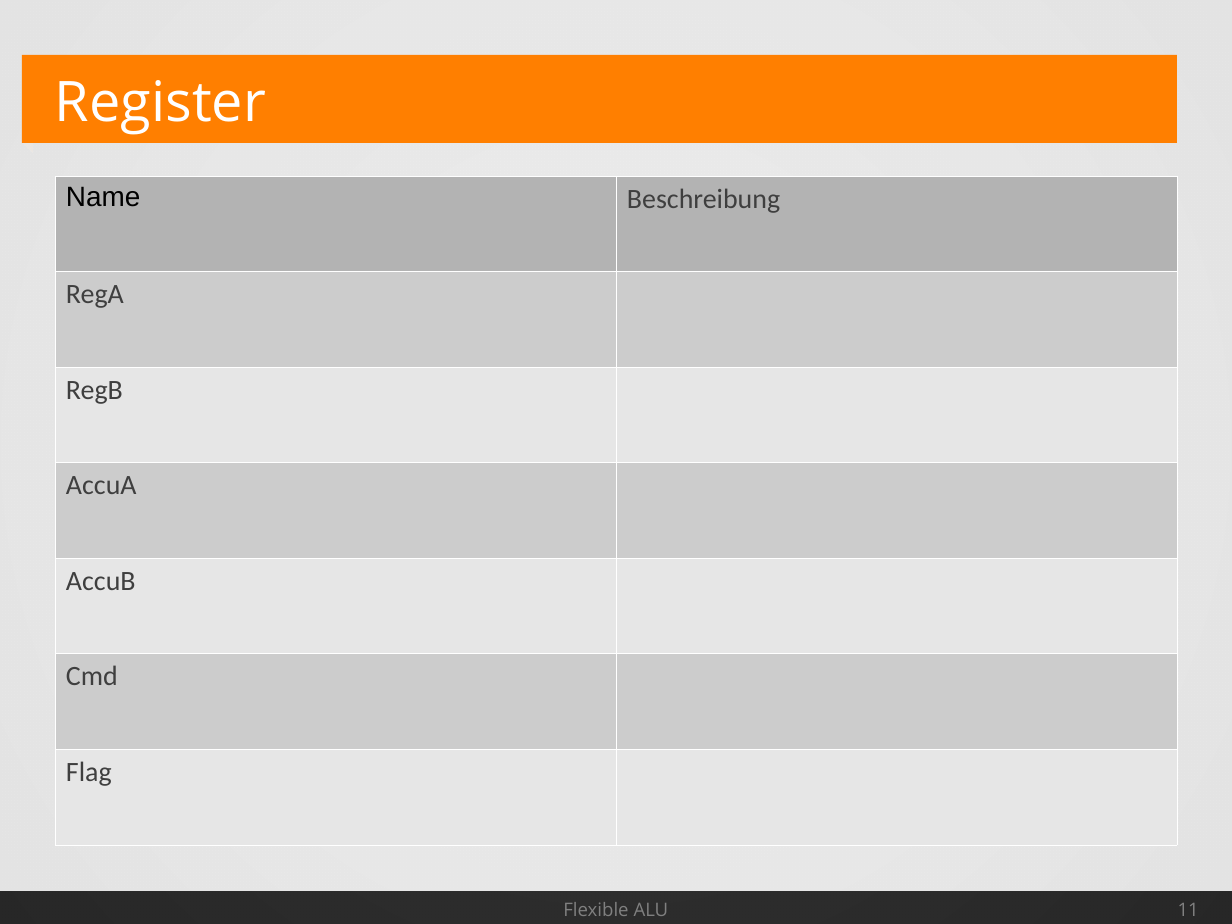
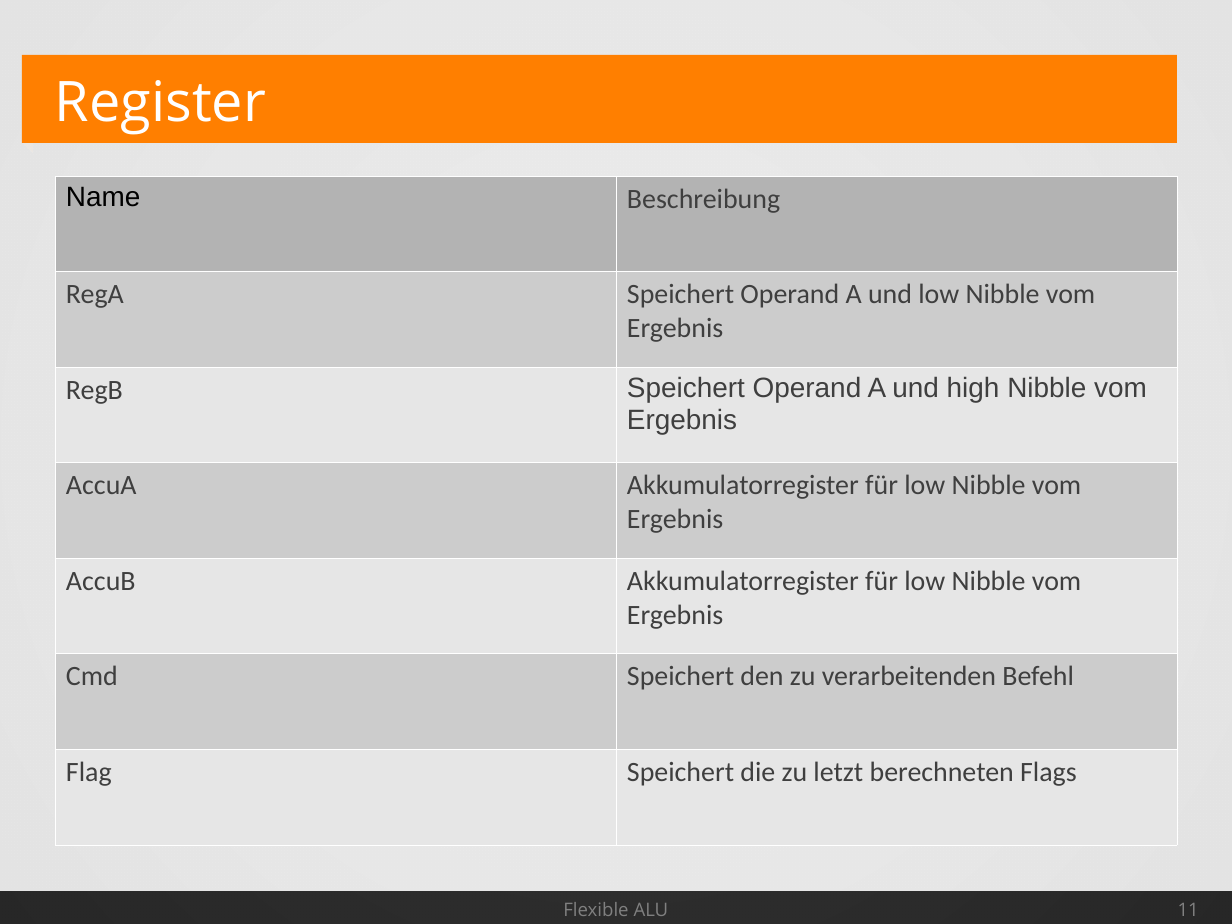
Before and after one commit to Geend/FHDWLogicWorksLib, a slide deck: slide 11 of alu-4/Spec/AluSpec.odp. Drawn at 1232x924 pixels with LibreOffice and Linux fonts; fonts in the diff are those of the drawing. Boxes give left, top, right and bottom in pixels: in the first picture for what was removed or moved away, otherwise in the second. Text is boxed around its words. In the diff, an @@ line names an element or a change of style, - is before the commit and + after.

```diff
--- a/alu-4/Spec/AluSpec.odp
+++ b/alu-4/Spec/AluSpec.odp
@@ table at bbox=[55, 176, 1177, 844] @@
-row 2, column 2: 
+row 2, column 2: Speichert Operand A und low Nibble vom Ergebnis
-row 3, column 2: 
+row 3, column 2: Speichert Operand A und high Nibble vom Ergebnis
-row 4, column 2: 
+row 4, column 2: Akkumulatorregister für low Nibble vom Ergebnis
-row 5, column 2: 
+row 5, column 2: Akkumulatorregister für low Nibble vom Ergebnis
-row 6, column 2: 
+row 6, column 2: Speichert den zu verarbeitenden Befehl
-row 7, column 2: 
+row 7, column 2: Speichert die zu letzt berechneten Flags
```
Also in this commit, not shown: 2 other slides changed, 1 other file.
